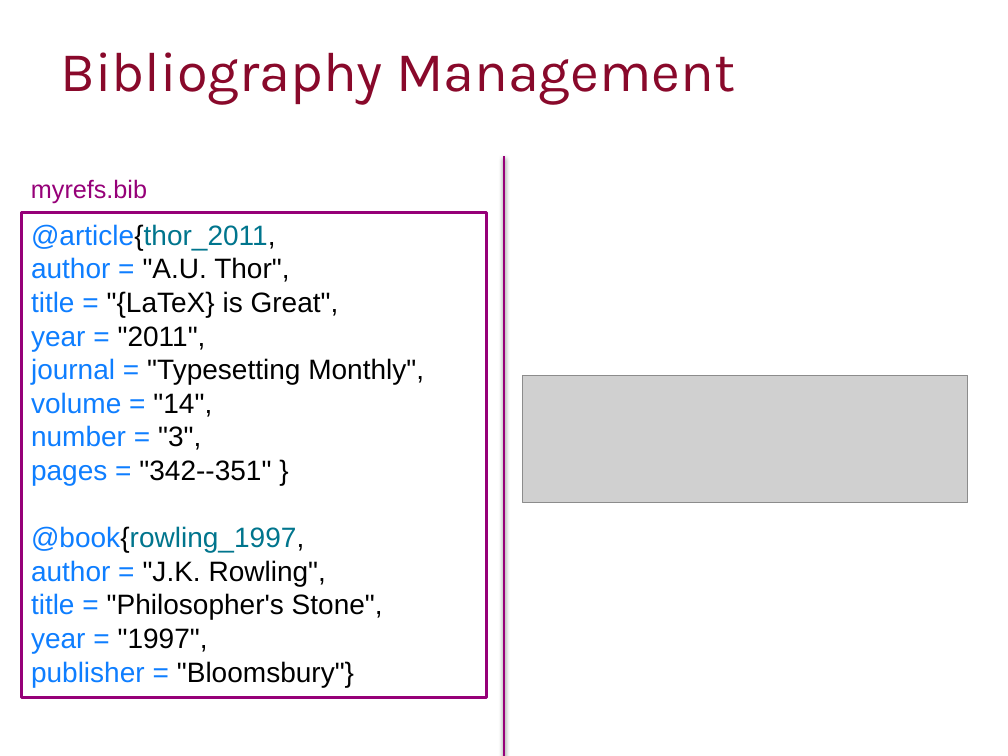
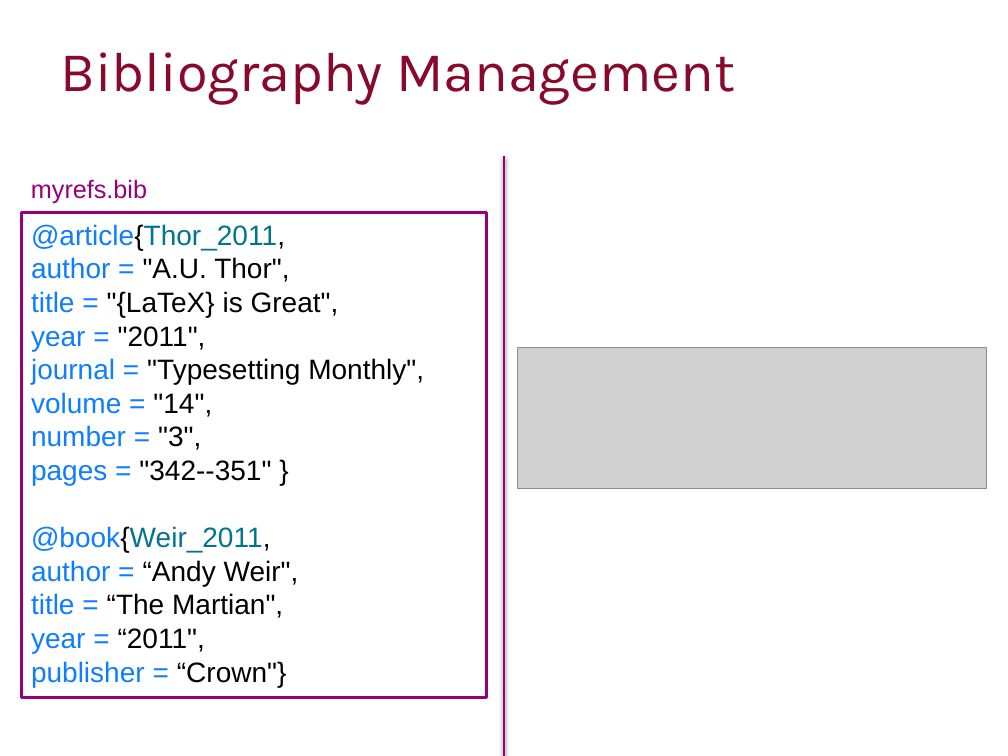
Before and after one commit to ImperialCollegeLondon/RCDS-introduction-to-latex, a slide deck: slide 23 of Intro to Latex Slides.pptx. Drawn at 1008x756 pixels with LibreOffice and Linux fonts; fonts in the diff are those of the drawing; grey boxes stand for pictures; background and template pictures are left out. Boxes give left, top, right and bottom in pixels: in the first picture for what was removed or moved away, otherwise in the second. Text is boxed around its words. In the diff, an @@ line names an element or a change of style, - is before the commit and + after.

```diff
--- a/Intro to Latex Slides.pptx
+++ b/Intro to Latex Slides.pptx
@@ text in rectangle at (31, 224, 285, 250): text changed @@
-@article{thor_2011,
+@article{Thor_2011,
@@ picture: place and size @@
-picture at (522, 375, 968, 503)
+picture at (518, 348, 987, 489)
@@ text in rectangle at (31, 526, 299, 687): text changed @@
-@book{rowling_1997,
-author = "J.K. Rowling",
-title = "Philosopher's Stone",
-year = "1997",
-publisher = "Bloomsbury"}
+@book{Weir_2011,
+author = “Andy Weir",
+title = “The Martian",
+year = “2011",
+publisher = “Crown"}
```
Also in this commit, not shown: 1 other slide changed.
